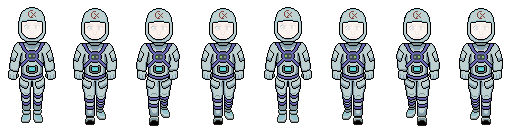
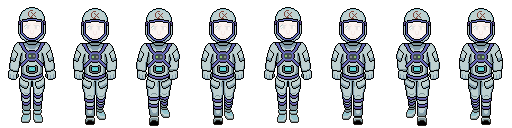
The second 512x128 image is a revision of the first. Changes to its layers:
painted on "Pasted Layer #3" over 19, 16, 45, 41
painted on "Pasted Layer #4" over 82, 17, 108, 42
painted on "Pasted Layer #1" over 146, 17, 172, 42
painted on "Pasted Layer" over 210, 17, 236, 42
painted on "Pasted Layer #2" over 275, 16, 301, 41
painted on "Pasted Layer #6" over 340, 17, 494, 93
painted on "Pasted Layer #7" over 404, 17, 430, 42
painted on "Pasted Layer #5" over 468, 17, 494, 42
